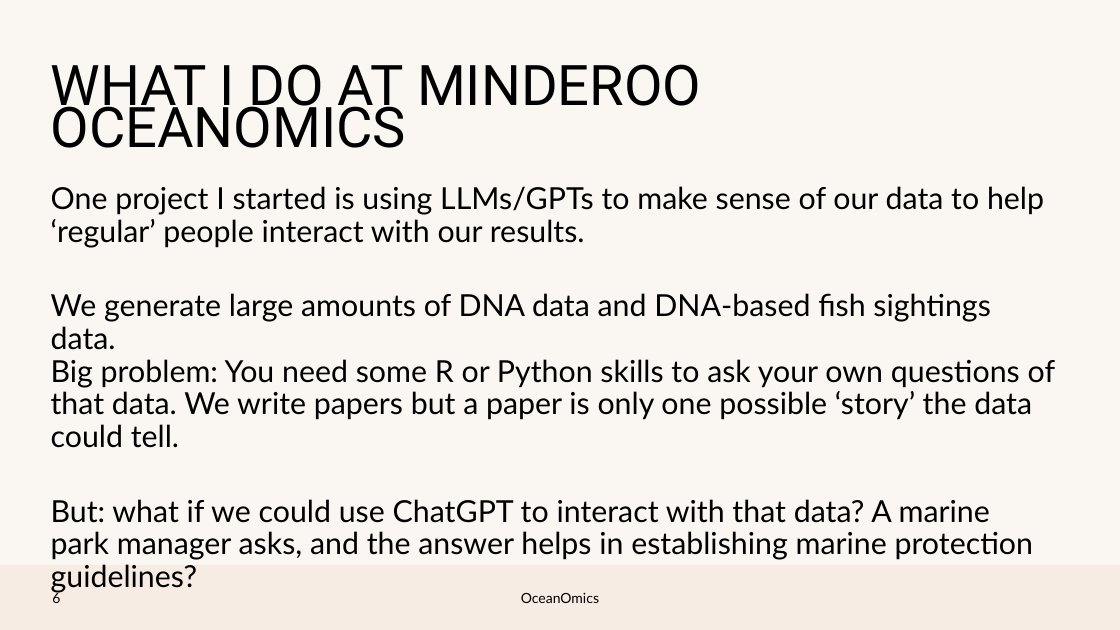
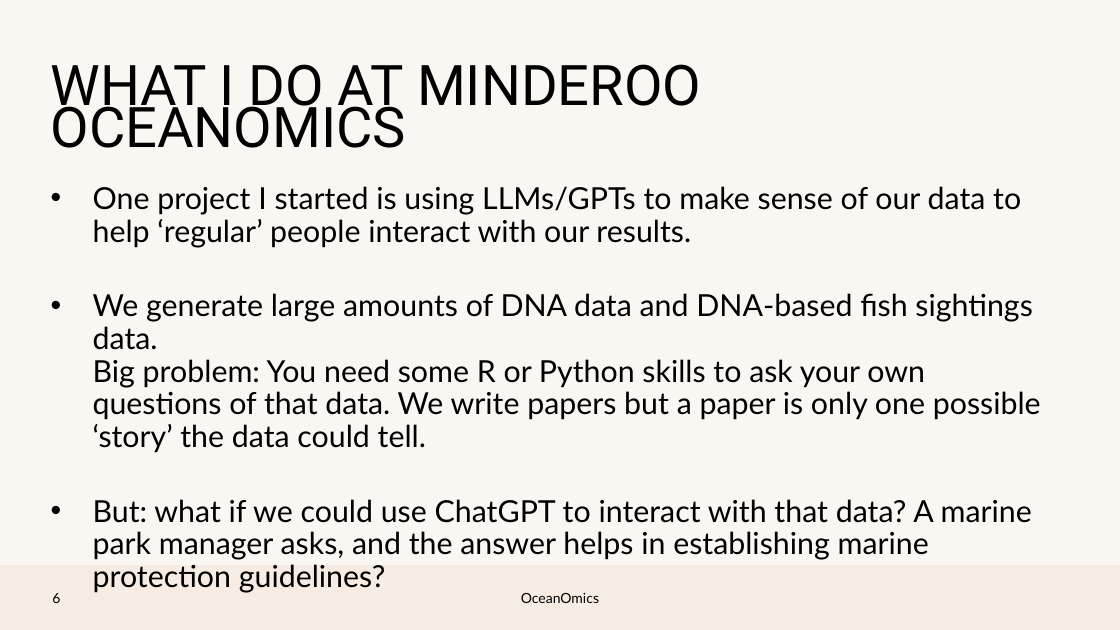
Before and after one commit to pmlg/June2023_LLM_repo, a slide deck: slide 5 of PMLG talk.pptx. Drawn at 1120x630 pixels with LibreOffice and Linux fonts; fonts in the diff are those of the drawing; background and template pictures are left out. Boxes give left, top, right and bottom in pixels: in the first picture for what was removed or moved away, otherwise in the second. Text is boxed around its words. In the diff, an @@ line names an element or a change of style, - is before the commit and + after.

```diff
--- a/PMLG talk.pptx
+++ b/PMLG talk.pptx
@@ text "One project I started is ..." at [93,186,1041,592]: bullet none to • @@
```
Also in this commit, not shown: 13 other slides changed, 1 slide added.
